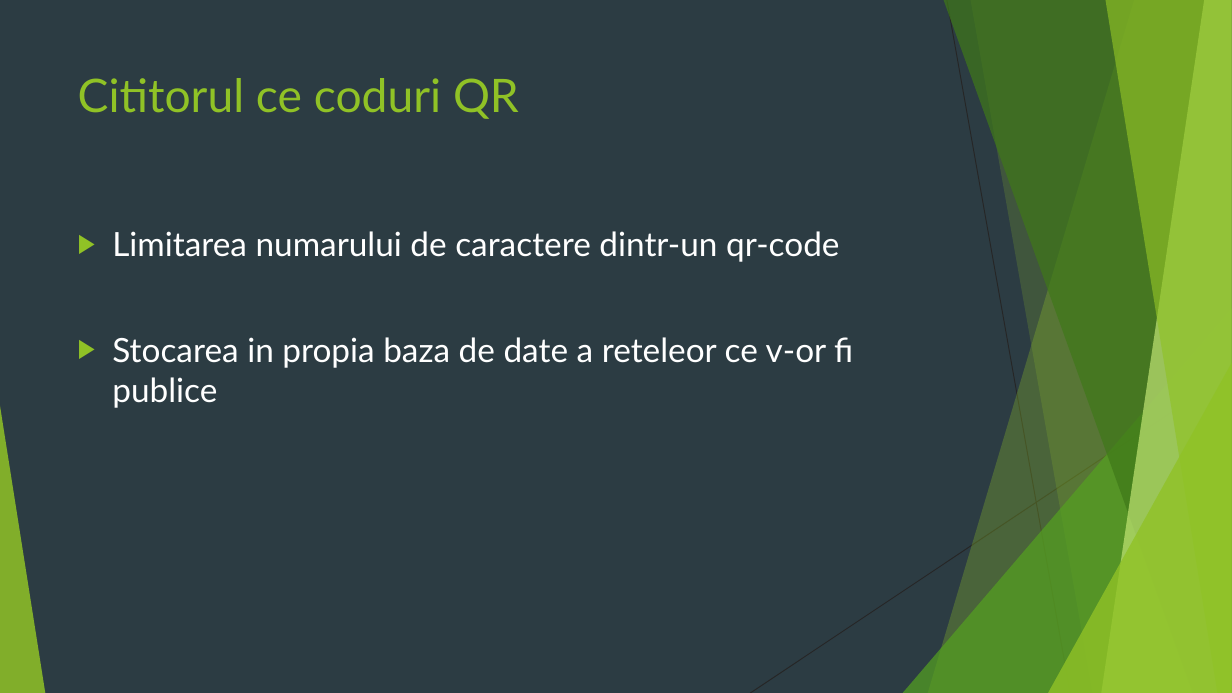
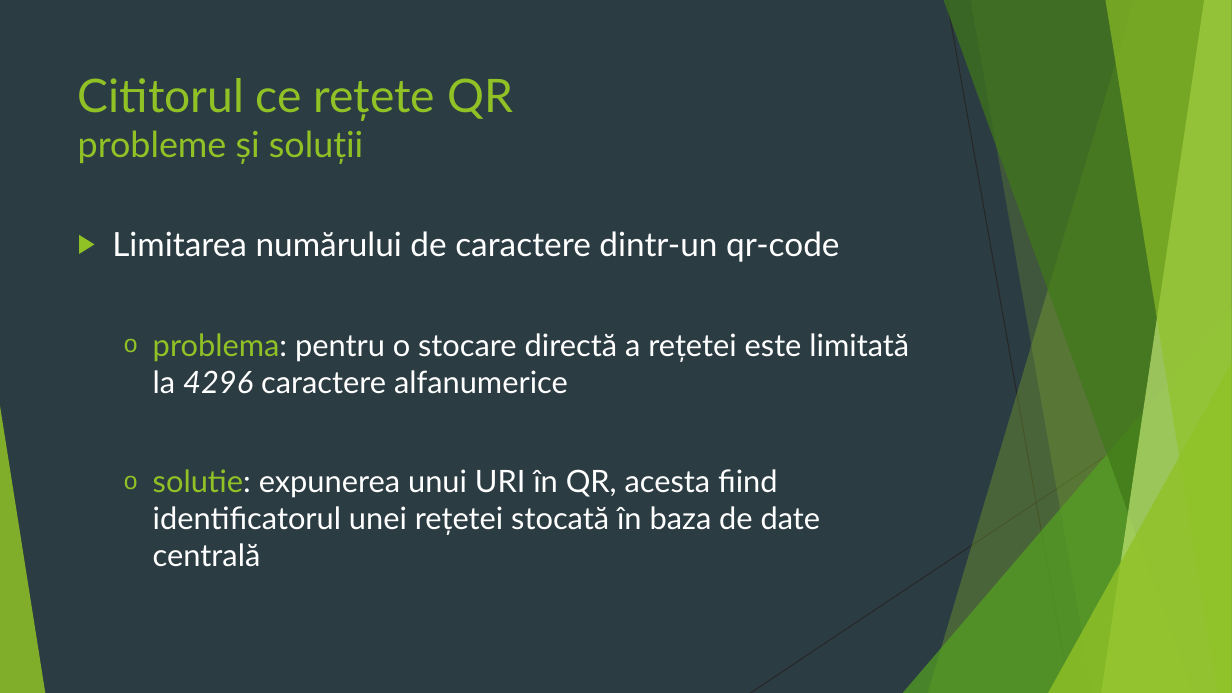
Before and after one commit to Samiicu/lucrareLicentaInformatica2020, a slide deck: slide 18 of Licenta2020BocicuSamuelEmanuel/prezentareLicenta.pptx (slide 11 before the commit). Drawn at 1232x693 pixels with LibreOffice and Linux fonts; fonts in the diff are those of the drawing. Boxes give left, top, right and bottom in pixels: in the first picture for what was removed or moved away, otherwise in the second. Text is boxed around its words. In the diff, an @@ line names an element or a change of style, - is before the commit and + after.

```diff
--- a/Licenta2020BocicuSamuelEmanuel/prezentareLicenta.pptx
+++ b/Licenta2020BocicuSamuelEmanuel/prezentareLicenta.pptx
@@ title at bbox=[78, 78, 513, 164]: text changed @@
-Cititorul ce coduri QR
+Cititorul ce rețete QR
+probleme și soluții
@@ text at bbox=[112, 231, 909, 567]: text changed; size 26 to 24 pt @@
-▶ Limitarea numarului de caractere dintr-un qr-code
-▶ Stocarea in propia baza de date a reteleor ce v-or fi publice
+▶ Limitarea numărului de caractere dintr-un qr-code
+  o problema: pentru o stocare directă a rețetei este limitată la 4296 caractere alfanumerice
+  o solutie: expunerea unui URI în QR, acesta fiind identificatorul unei rețetei stocată în baza de date centrală
```
Also in this commit, not shown: 9 other slides changed, 23 slides added, 1 slide removed.
